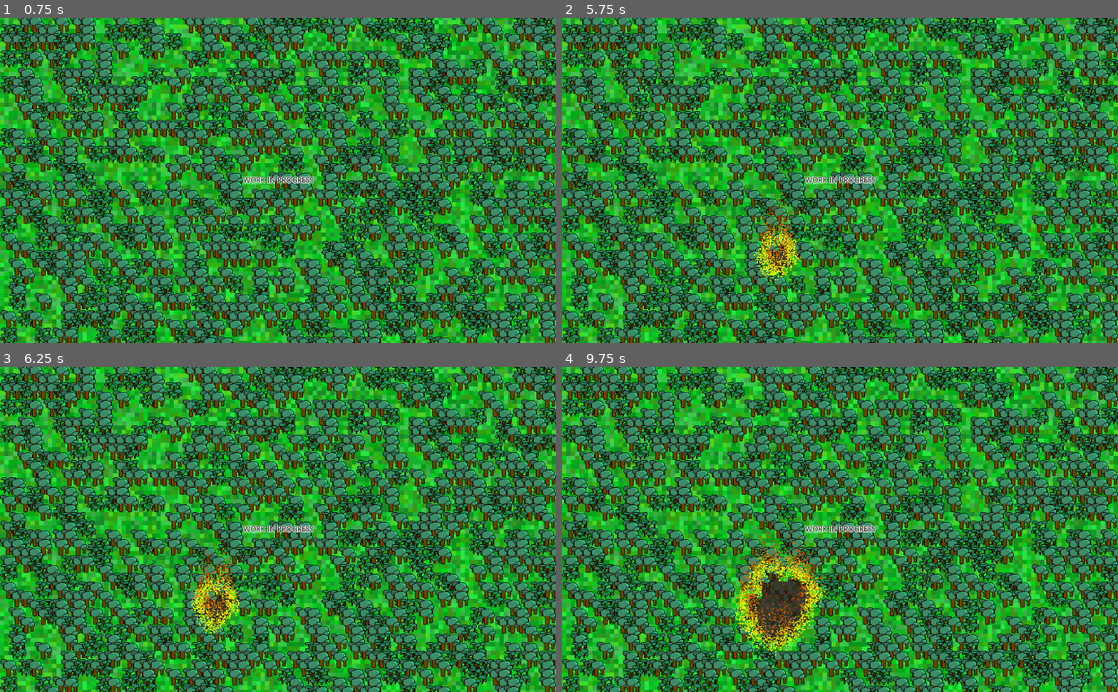
Above: before the commit, frames 1-4 (two rows, left to right).
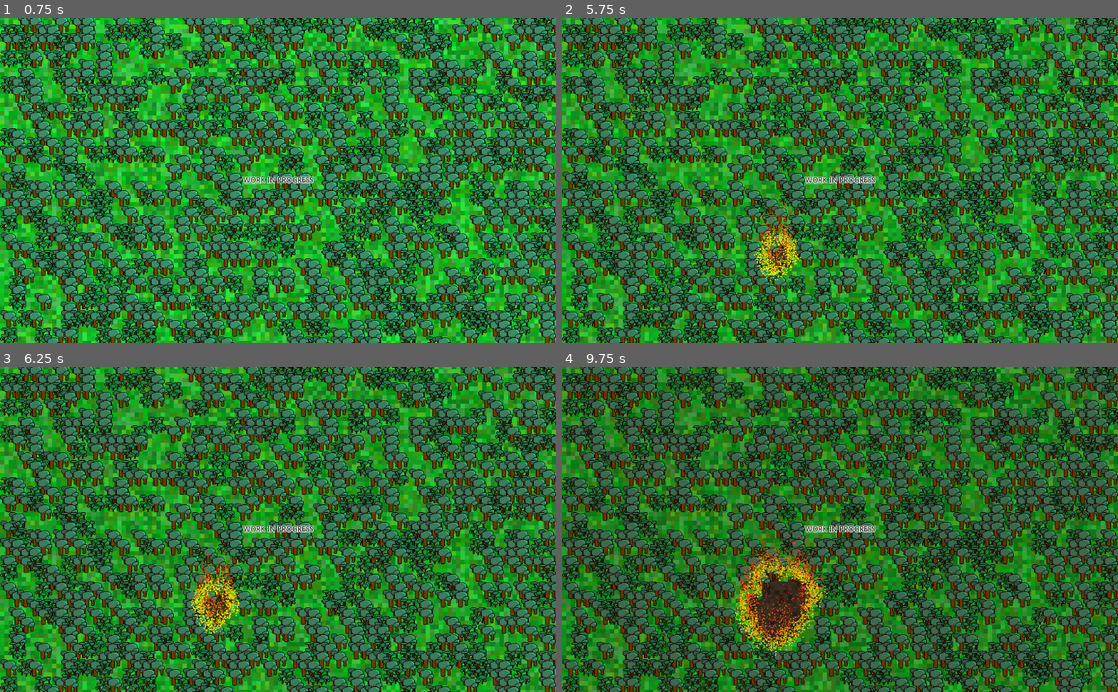
Above: after the commit, the same moments.

Repository: NuclearPhoenixx/Fire.EXE
Game: Godot game, scene res://main.tscn
Same seed, same stepped clock (60 frames per second), same inputs: the game is played once before the commit and once after it.
Inputs:
- Up to frame 1 (0.75 s): tap Enter at 0.5 s
- Up to frame 2 (5.75 s): tap Space at 1.25 s; tap Enter at 2 s
- Up to frame 3 (6.25 s): no input
- Up to frame 4 (9.75 s): no input

Frame 1 is identical in both runs. In frame 2, less than 0.1% of the frame differs, in the area x 34-42%, y 67-80%; in frame 3, 3.7%; in frame 4, 68%, in the area x 0-100%, y 0-100%.

Commit message:
add fire screen effect

Diff:
--- a/main.tscn
+++ b/main.tscn
@@ -1,9 +1,10 @@
-[gd_scene load_steps=5 format=2]
+[gd_scene load_steps=6 format=2]
 
 [ext_resource path="res://tilemap/ground_tilemap.tres" type="TileSet" id=1]
 [ext_resource path="res://tilemap/props_tilemap.tres" type="TileSet" id=2]
 [ext_resource path="res://nodes/ground/ground.gd" type="Script" id=3]
 [ext_resource path="res://nodes/props/props.gd" type="Script" id=4]
+[ext_resource path="res://nodes/screeneffects/screeneffects.gd" type="Script" id=5]
 
 [node name="Main2D" type="Node2D"]
 
@@ -44,9 +45,8 @@
 position = Vector2( 512, 304 )
 current = true
 
-[node name="CanvasModulate" type="CanvasModulate" parent="."]
-visible = false
-color = Color( 1, 1, 1, 0.345098 )
+[node name="ScreenEffects" type="CanvasModulate" parent="."]
+script = ExtResource( 5 )
 
 [node name="StartTimer" type="Timer" parent="."]
 one_shot = true
--- a/nodes/fire/fire.tscn
+++ b/nodes/fire/fire.tscn
@@ -28,7 +28,9 @@
 hue_variation = 0.09
 hue_variation_random = 0.28
 
-[node name="Fire" type="Particles2D"]
+[node name="Fire" type="Particles2D" groups=[
+"fire",
+]]
 amount = 64
 lifetime = 1.5
 randomness = 1.0
--- a/nodes/ground/ground.gd
+++ b/nodes/ground/ground.gd
@@ -26,7 +26,7 @@
 
 	var random_tile : Vector2 = Vector2(Main.rng.randi_range(0,int(burnt_tiles.x)),Main.rng.randi_range(0,int(burnt_tiles.y)))
 
-	set_cell(pos.x,pos.y,burnt_id,false,false,false,random_tile)
+	set_cell(int(pos.x),int(pos.y),burnt_id,false,false,false,random_tile)
 	on_fire_tiles.erase(world_to_map(pos))
 
 	#var NewNode = SmokeNode.instance() # Spawn Smoke
--- /dev/null
+++ b/nodes/screeneffects/screeneffects.gd
@@ -0,0 +1,8 @@
+extends CanvasModulate
+
+
+func _process(_delta):
+	var fire_count := get_tree().get_nodes_in_group("fire").size()
+	color.g8  = int(255 * pow(1.5,-fire_count/200.0)) #255 - int(fire_count/2)
+	color.b8  = int(255 * pow(1.5,-fire_count/200.0)) #255 - int(fire_count/2)
+	#color.r8  = 255 * exp(-fire_count) #255 - int(fire_count/10)
